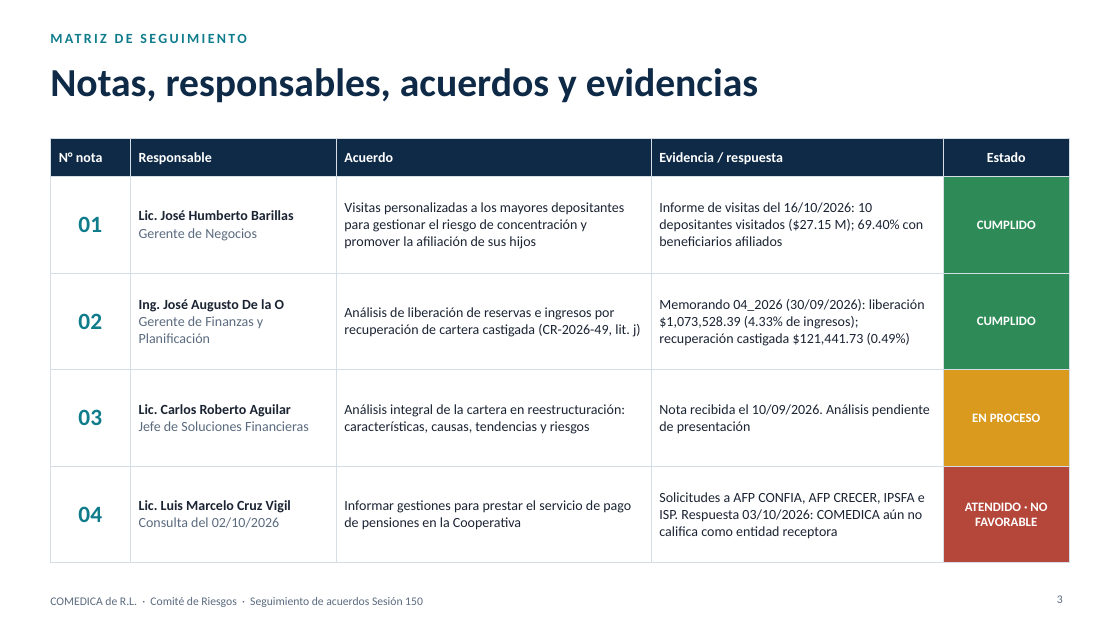
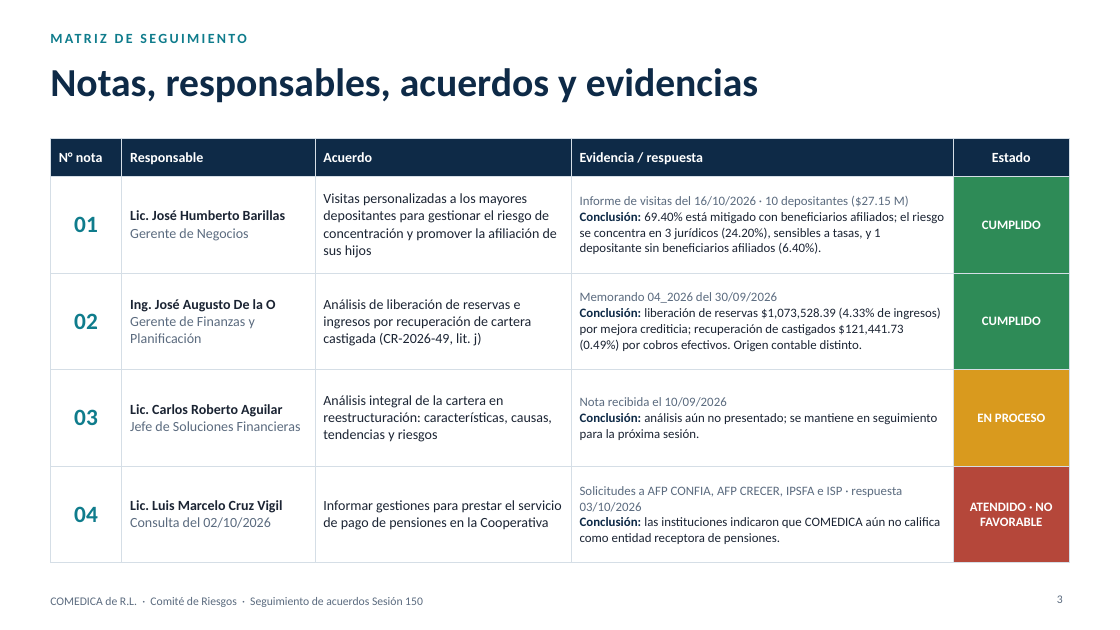
Before and after one commit to menjivar201280/riesgo, a slide deck: slide 3 of seguimiento-comite-riesgos-sesion-150/Seguimiento_Acuerdos_Comite_Riesgo_Sesion_150.pptx. Drawn at 1120x630 pixels with LibreOffice and Linux fonts; fonts in the diff are those of the drawing. Boxes give left, top, right and bottom in pixels: in the first picture for what was removed or moved away, otherwise in the second. Text is boxed around its words. In the diff, an @@ line names an element or a change of style, - is before the commit and + after.

```diff
--- a/seguimiento-comite-riesgos-sesion-150/Seguimiento_Acuerdos_Comite_Riesgo_Sesion_150.pptx
+++ b/seguimiento-comite-riesgos-sesion-150/Seguimiento_Acuerdos_Comite_Riesgo_Sesion_150.pptx
@@ table at (50,139,1070,548) @@
-row 2, column 4: Informe de visitas del 16/10/2026: 10 depositantes visitados ($27.15 M); 69.40% con beneficiarios afiliados
+row 2, column 4: Informe de visitas del 16/10/2026 · 10 depositantes ($27.15 M) / Conclusión: 69.40% está mitigado con beneficiarios afiliados; el riesgo se concentra en 3 jurídicos (24.20%), sensibles a tasas, y 1 depositante sin beneficiarios afiliados (6.40%).
-row 3, column 4: Memorando 04_2026 (30/09/2026): liberación $1,073,528.39 (4.33% de ingresos); recuperación castigada $121,441.73 (0.49%)
+row 3, column 4: Memorando 04_2026 del 30/09/2026 / Conclusión: liberación de reservas $1,073,528.39 (4.33% de ingresos) por mejora crediticia; recuperación de castigados $121,441.73 (0.49%) por cobros efectivos. Origen contable distinto.
-row 4, column 4: Nota recibida el 10/09/2026. Análisis pendiente de presentación
+row 4, column 4: Nota recibida el 10/09/2026 / Conclusión: análisis aún no presentado; se mantiene en seguimiento para la próxima sesión.
-row 5, column 4: Solicitudes a AFP CONFIA, AFP CRECER, IPSFA e ISP. Respuesta 03/10/2026: COMEDICA aún no califica como entidad receptora
+row 5, column 4: Solicitudes a AFP CONFIA, AFP CRECER, IPSFA e ISP · respuesta 03/10/2026 / Conclusión: las instituciones indicaron que COMEDICA aún no califica como entidad receptora de pensiones.
```
Also in this commit, not shown: 1 other file.
